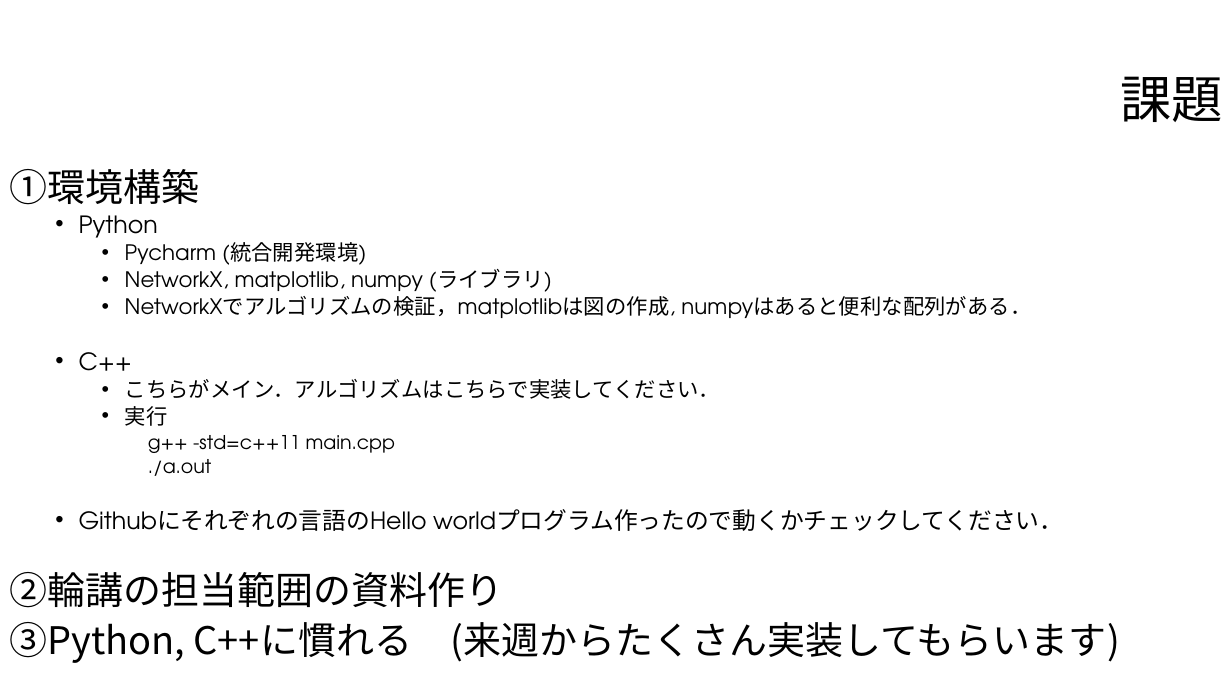
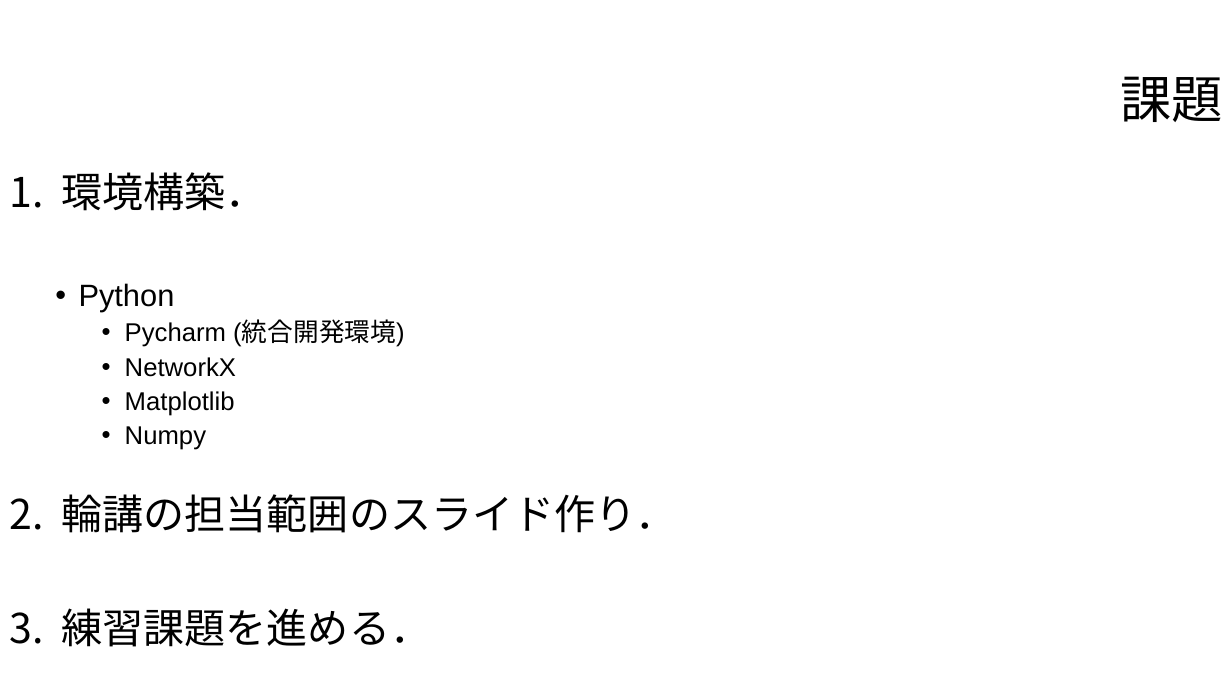
Before and after one commit to hiragaatsuya/trial_shudolab_2019, a slide deck: slide 16 of 第1回スライド.pptx. Drawn at 1232x693 pixels with LibreOffice and Linux fonts; fonts in the diff are those of the drawing; background and template pictures are left out. Boxes give left, top, right and bottom in pixels: in the first picture for what was removed or moved away, otherwise in the second. Text is boxed around its words. In the diff, an @@ line names an element or a change of style, - is before the commit and + after.

Commit message:
資料作成

```diff
--- a/第1回スライド.pptx
+++ b/第1回スライド.pptx
@@ text at (61,172,266,211): text changed; size 29.6 to 32 pt @@
-①環境構築
+1. 環境構築．
@@ text at (79,283,405,347): size 18.5 to 24 pt in "Python"; font TeX Gyre Adventor to Arial in "Python", "Pycharm (統合開発環境)"; size 16.6 to 20 pt in "Pycharm (統合開発環境)"; line spacing 0.8 to 0.9 @@
@@ text at (61,357,676,647): text changed; size 16.6 to 32 pt; font TeX Gyre Adventor to Noto Sans CJK JP @@
-    • NetworkX, matplotlib, numpy (ライブラリ)
-    • NetworkXでアルゴリズムの検証，matplotlibは図の作成, numpyはあると便利な配列がある．
-  • C++
-    • こちらがメイン．アルゴリズムはこちらで実装してください．
-    • 実行
-      g++ -std=c++11 main.cpp
-      ./a.out
-  • Githubにそれぞれの言語のHello worldプログラム作ったので動くかチェックしてください．
-②輪講の担当範囲の資料作り
-③Python, C++に慣れる (来週からたくさん実装してもらいます)
+    • NetworkX
+    • Matplotlib
+    • Numpy
+2. 輪講の担当範囲のスライド作り．
+3. 練習課題を進める．
```
Also in this commit, not shown: 7 other slides changed, 1 slide removed, 11 other files.
